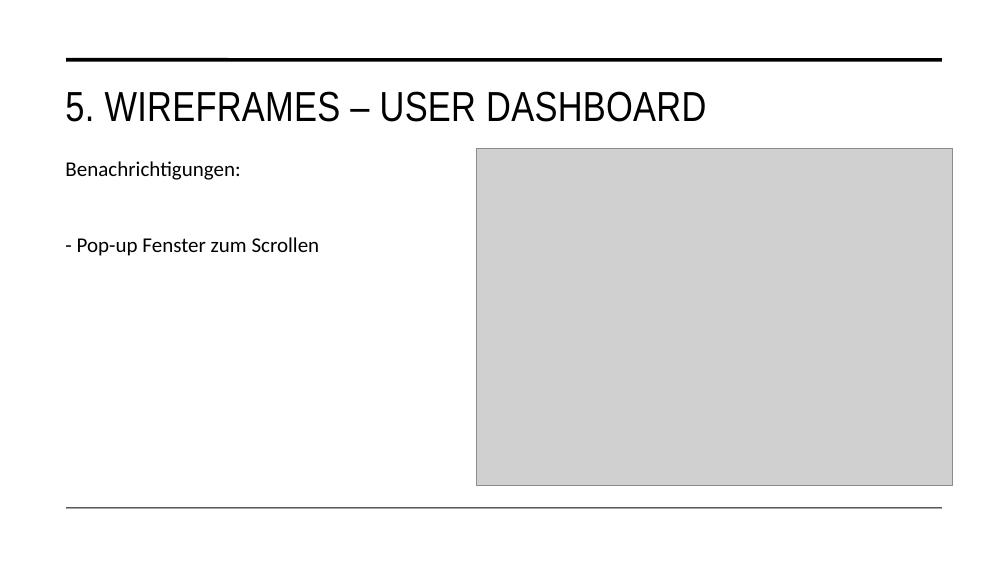
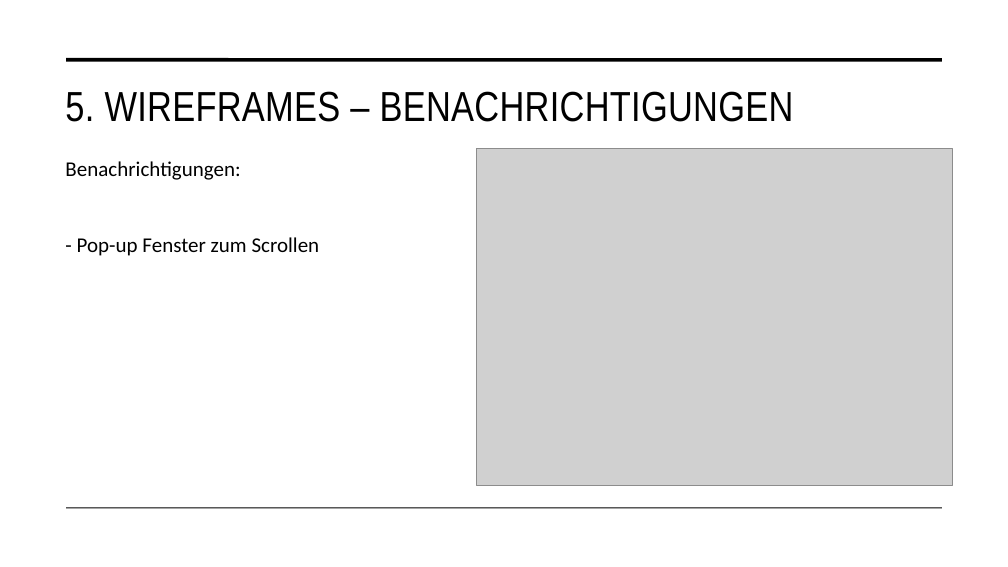
Before and after one commit to malu254/Eifrige-Otter-PM, a slide deck: slide 18 of Abgabe/Dokumentation/Präsentation.pptx. Drawn at 1008x567 pixels with LibreOffice and Linux fonts; fonts in the diff are those of the drawing; grey boxes stand for pictures. Boxes give left, top, right and bottom in pixels: in the first picture for what was removed or moved away, otherwise in the second. Text is boxed around its words. In the diff, an @@ line names an element or a change of style, - is before the commit and + after.

```diff
--- a/Abgabe/Dokumentation/Präsentation.pptx
+++ b/Abgabe/Dokumentation/Präsentation.pptx
@@ title at (65,91,794,122): text changed @@
-5. WIREFRAMES – USER DASHBOARD
+5. WIREFRAMES – BENACHRICHTIGUNGEN
```
Also in this commit, not shown: 6 other slides changed.
